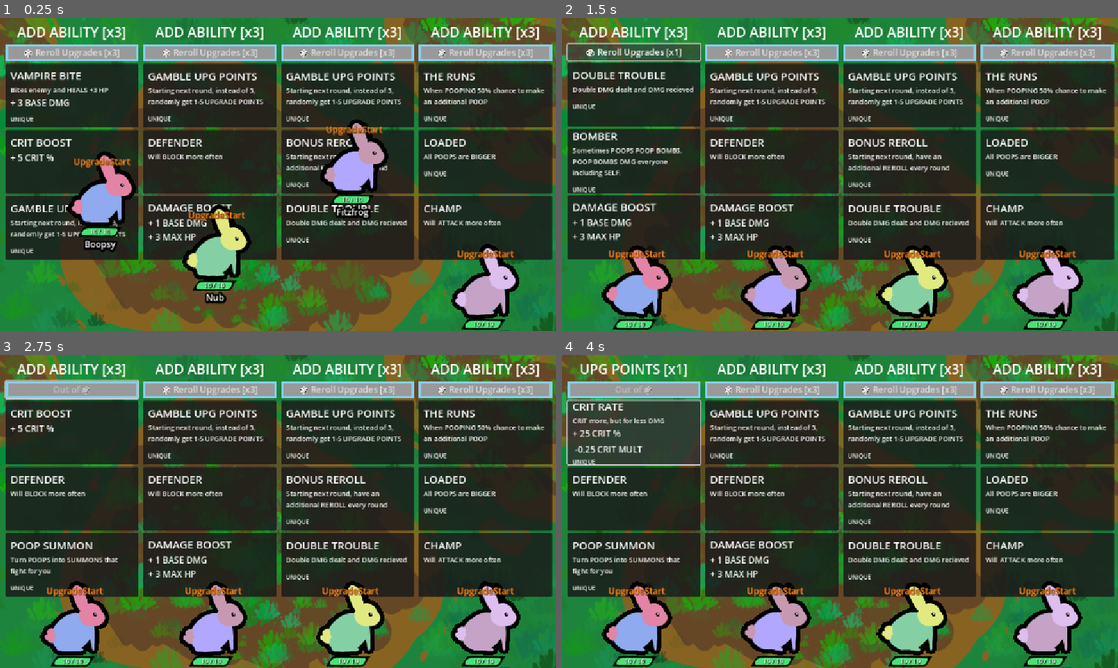
Above: before the commit, frames 1-4 (two rows, left to right).
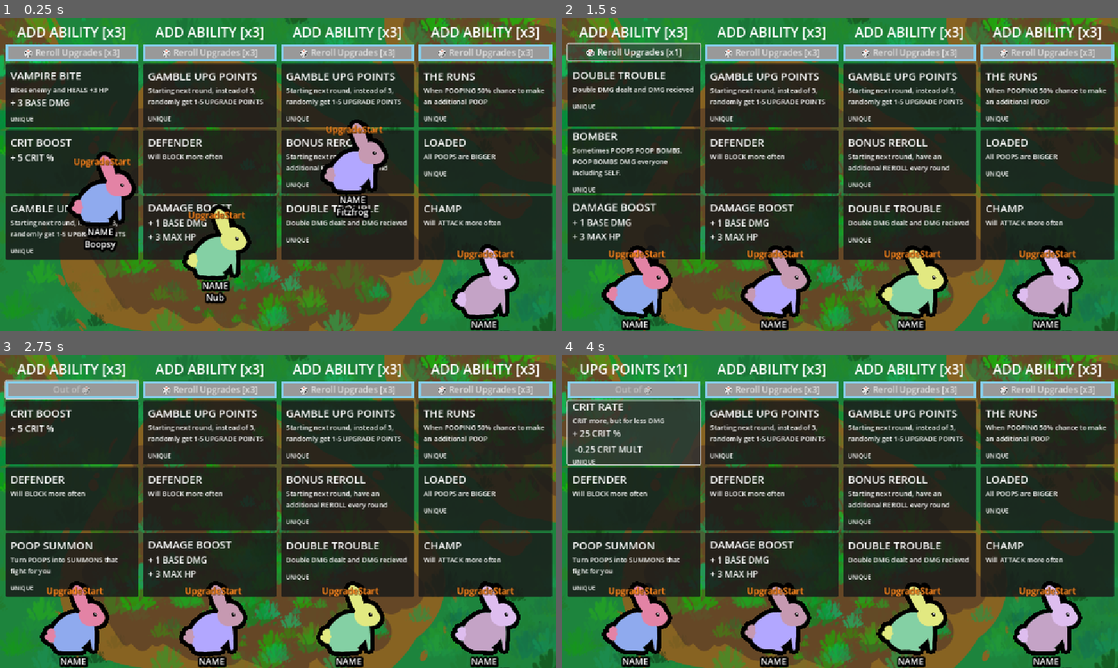
Above: after the commit, the same moments.

Repository: Galitie/tm2
Game: Godot game, scene res://test_scene.tscn
Same seed, same stepped clock (60 frames per second), same inputs: the game is played once before the commit and once after it.
Inputs (mouse positions are in pixels of both pictures, inside the frame that each line leads up to):
- Up to frame 1 (0.25 s): no input
- Up to frame 2 (1.5 s): click "🎲 Reroll Upgrades [x3]" at 0.5 s; click "🎲 Reroll Upgrades [x2]" at 1.25 s
- Up to frame 3 (2.75 s): click "🎲 Reroll Upgrades [x1]" at 2 s
- Up to frame 4 (4 s): click (634, 433) at 2.77 s; click (634, 433) at 3.52 s

The runs differ from the first frame. In frame 1, 0.8% of the frame differs, in the area x 14-91%, y 56-100%; in frame 2, 0.8%, in the area x 9-91%, y 96-100%; in frame 3, 0.8%; in frame 4, 0.8%.

Commit message:
Need to pull before editing

Diff:
--- a/StateMachine/upgrade.gd
+++ b/StateMachine/upgrade.gd
@@ -9,7 +9,7 @@
 
 func Enter():
 	got_up = false
-	monster.get_node("HPBar").visible = true
+	monster.get_node("HPBar").visible = false
 
 	monster.sent_flying = false
 	monster.rotation = 0.0
--- a/main.gd
+++ b/main.gd
@@ -163,6 +163,7 @@
 	var rerolls_amount_counter = 0
 	for player in players:
 		var monster = player.get_node("Monster")
+		monster.move_name_upgrade()
 		var upgrade_pos = player.get_node("UpgradePos")
 		monster.target_point = upgrade_pos.global_position
 		monster.state_machine.transition_state("upgradestart")
@@ -187,6 +188,7 @@
 	get_node("UpgradePanel").visible = false
 	for player in players:
 		var monster = player.get_node("Monster")
+		monster.move_name_fight()
 		var fight_pos = player.get_node("FightPos")
 		monster.state_machine.transition_state("fightstart")
 		monster.global_position = fight_pos.global_position
--- a/monster.gd
+++ b/monster.gd
@@ -209,6 +209,15 @@
 	$Name.text = (" ".join(name_parts))
 
 
+func move_name_upgrade():
+	pass
+
+
+func move_name_fight():
+	pass
+
+
+
 func toggle_collisions(is_enabled: bool):
 	hurtbox_collision.set_deferred("disabled", !is_enabled)
 	body_collision.set_deferred("disabled", !is_enabled)
--- a/monster.tscn
+++ b/monster.tscn
@@ -209,6 +209,7 @@
 
 [node name="HPBar" type="TextureProgressBar" parent="."]
 unique_name_in_owner = true
+visible = false
 anchors_preset = 5
 anchor_left = 0.5
 anchor_right = 0.5
@@ -263,6 +264,21 @@
 offset_top = 72.0
 offset_right = 52.5
 offset_bottom = 122.0
+grow_horizontal = 2
+theme = ExtResource("25_s0vvg")
+theme_override_colors/font_shadow_color = Color(0, 0, 0, 1)
+theme_override_constants/shadow_outline_size = 16
+text = "NAME"
+horizontal_alignment = 1
+
+[node name="NameUpgrade" type="Label" parent="."]
+anchors_preset = 5
+anchor_left = 0.5
+anchor_right = 0.5
+offset_left = -52.5
+offset_top = 47.0
+offset_right = 52.5
+offset_bottom = 97.0
 grow_horizontal = 2
 theme = ExtResource("25_s0vvg")
 theme_override_colors/font_shadow_color = Color(0, 0, 0, 1)
Not shown, changed: Todo.txt
